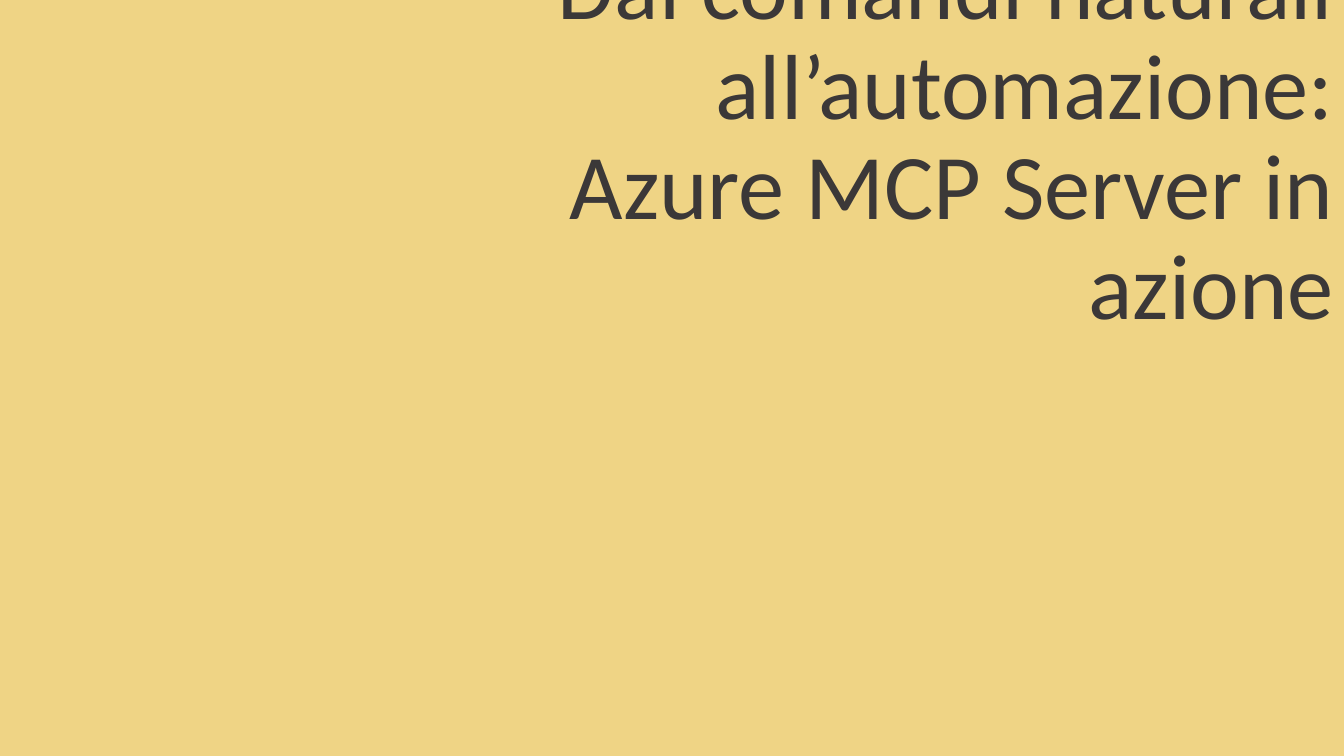
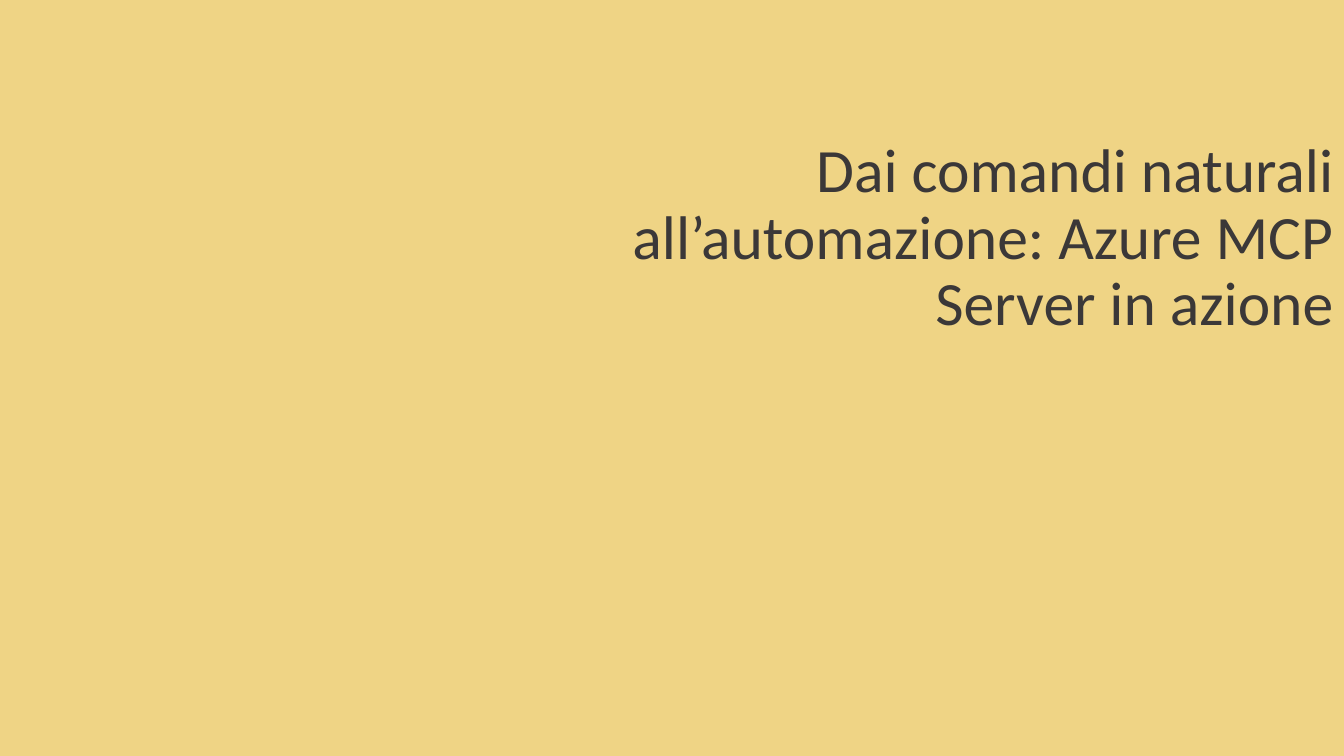
Before and after one commit to DotNetCodeIT/azuredaytorino2025, a slide deck: slide 4 of speakers/slides/AzureDayTorino2025_1018975_Ceroni.pptx. Drawn at 1344x756 pixels with LibreOffice and Linux fonts; fonts in the diff are those of the drawing; background and template pictures are left out. Boxes give left, top, right and bottom in pixels: in the first picture for what was removed or moved away, otherwise in the second. Text is boxed around its words. In the diff, an @@ line names an element or a change of style, - is before the commit and + after.

```diff
--- a/speakers/slides/AzureDayTorino2025_1018975_Ceroni.pptx
+++ b/speakers/slides/AzureDayTorino2025_1018975_Ceroni.pptx
@@ title "Dai comandi naturali all’automazione: Azure ..." at <box>632,149,1333,326</box>: size 66 to 44 pt @@
```
Also in this commit, not shown: 1 slide added, 1 slide removed, 9 other files.
